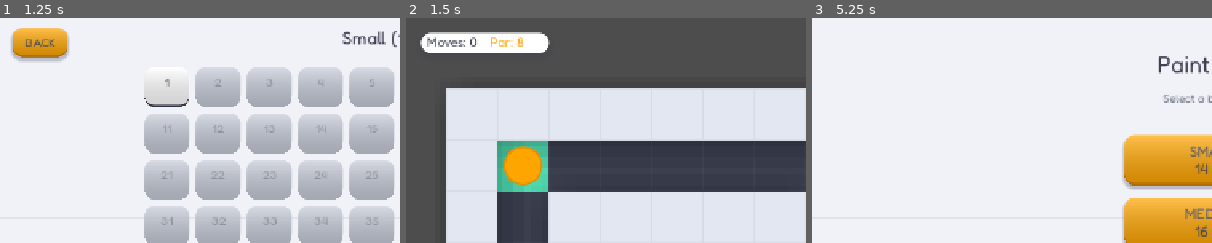
Above: before the commit, frames 1-3 (left to right).
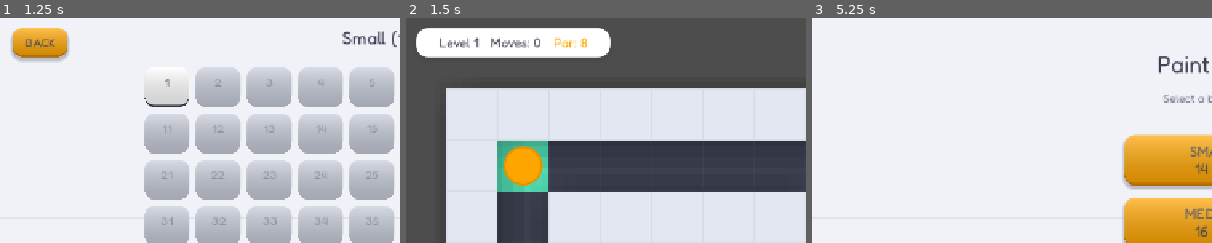
Above: after the commit, the same moments.

Repository: wheelibin/maze-fill
Game: Godot game, scene res://size_select.tscn
The game is run twice, just before and just after one commit, with the same random seed, the same clock (stepped at 60 frames per second) and the same inputs.
Inputs:
- Up to frame 1 (1.25 s): click "SMALL 14 × 6" at 0.5 s
- Up to frame 2 (1.5 s): click "1" at 1.25 s
- Up to frame 3 (5.25 s): click "RESTART" at 2 s; click "RESTART" at 2.75 s; click "RESTART" at 3.5 s; click "MENU" at 4.25 s; click "BACK" at 5 s
The pictures show only the part of the screen within x 0-50%, y 0-50%; the shares and areas given below are measured in that part.

Frame 1 is identical in both runs. In frame 2, 4.5% of the frame differs, in the area x 2-52%, y 4-18%; in frame 3, nothing differs.

Commit message:
show level number

Diff:
--- a/game.tscn
+++ b/game.tscn
@@ -8,6 +8,16 @@
 [ext_resource type="Script" uid="uid://cgwy7fcvf5kca" path="res://win_popup.gd" id="7_winpopup"]
 [ext_resource type="PackedScene" path="res://star_rating.tscn" id="8_starrating"]
 [ext_resource type="PackedScene" path="res://button_sheen.tscn" id="9_sheen"]
+
+[sub_resource type="StyleBoxFlat" id="StyleBoxFlat_hud"]
+bg_color = Color(1, 1, 1, 1)
+corner_radius_top_left = 20
+corner_radius_top_right = 20
+corner_radius_bottom_right = 20
+corner_radius_bottom_left = 20
+shadow_color = Color(0.235, 0.247, 0.31, 0.3)
+shadow_size = 6
+shadow_offset = Vector2(0, 4)
 
 [sub_resource type="ShaderMaterial" id="ShaderMaterial_shadow_blur"]
 shader = ExtResource("5_shadow_blur")
@@ -74,38 +84,41 @@
 [node name="Margin" type="MarginContainer" parent="HUD" unique_id=159644928]
 offset_left = 16.0
 offset_top = 16.0
-offset_right = 237.0
-offset_bottom = 64.0
-theme_override_constants/margin_left = 8
-theme_override_constants/margin_top = 8
-theme_override_constants/margin_right = 8
-theme_override_constants/margin_bottom = 8
+offset_right = 327.0
+offset_bottom = 56.0
 
 [node name="Panel" type="Panel" parent="HUD/Margin" unique_id=1379288360]
 layout_mode = 2
+size_flags_horizontal = 3
+theme_override_styles/panel = SubResource("StyleBoxFlat_hud")
 
 [node name="MarginContainer" type="MarginContainer" parent="HUD/Margin/Panel" unique_id=1811924091]
 layout_mode = 0
-offset_left = -7.0
-offset_top = -9.0
-offset_right = 209.0
-offset_bottom = 39.0
+anchor_right = 1.0
+anchor_bottom = 1.0
 theme_override_constants/margin_left = 16
-theme_override_constants/margin_top = 10
 theme_override_constants/margin_right = 16
-theme_override_constants/margin_bottom = 10
-
-[node name="HBoxContainer" type="HBoxContainer" parent="HUD/Margin/Panel/MarginContainer" unique_id=1787580752]
+
+[node name="CenterContainer" type="CenterContainer" parent="HUD/Margin/Panel/MarginContainer" unique_id=1811924092]
+layout_mode = 2
+
+[node name="HBoxContainer" type="HBoxContainer" parent="HUD/Margin/Panel/MarginContainer/CenterContainer" unique_id=1787580752]
 layout_mode = 2
 theme_override_constants/separation = 20
 
-[node name="MovesLabel" type="Label" parent="HUD/Margin/Panel/MarginContainer/HBoxContainer" unique_id=1183461254]
+[node name="LevelLabel" type="Label" parent="HUD/Margin/Panel/MarginContainer/CenterContainer/HBoxContainer" unique_id=1183461255]
+layout_mode = 2
+theme_override_colors/font_color = Color(0.235, 0.247, 0.31, 1)
+theme_override_font_sizes/font_size = 20
+text = "Level 99"
+
+[node name="MovesLabel" type="Label" parent="HUD/Margin/Panel/MarginContainer/CenterContainer/HBoxContainer" unique_id=1183461254]
 layout_mode = 2
 theme_override_colors/font_color = Color(0.235, 0.247, 0.31, 1)
 theme_override_font_sizes/font_size = 20
 text = "Moves: 99"
 
-[node name="ParLabel" type="Label" parent="HUD/Margin/Panel/MarginContainer/HBoxContainer" unique_id=2121464634]
+[node name="ParLabel" type="Label" parent="HUD/Margin/Panel/MarginContainer/CenterContainer/HBoxContainer" unique_id=2121464634]
 layout_mode = 2
 theme_override_colors/font_color = Color(1, 0.647, 0, 1)
 theme_override_font_sizes/font_size = 20
--- a/main.gd
+++ b/main.gd
@@ -18,8 +18,10 @@
 @onready var player = $Board/Player
 @onready var camera: Camera2D = $Board/Camera2D
 @onready var win_popup = $WinPopup/Panel
-@onready var hud_moves_label: Label = $HUD/Margin/Panel/MarginContainer/HBoxContainer/MovesLabel
-@onready var hud_par_label: Label = $HUD/Margin/Panel/MarginContainer/HBoxContainer/ParLabel
+@onready var hud_panel: Panel = $HUD/Margin/Panel
+@onready var hud_level_label: Label = $HUD/Margin/Panel/MarginContainer/CenterContainer/HBoxContainer/LevelLabel
+@onready var hud_moves_label: Label = $HUD/Margin/Panel/MarginContainer/CenterContainer/HBoxContainer/MovesLabel
+@onready var hud_par_label: Label = $HUD/Margin/Panel/MarginContainer/CenterContainer/HBoxContainer/ParLabel
 @onready var menu_button: Button = $HUD/MenuButton
 @onready var restart_button: Button = $HUD/RestartButton
 
@@ -30,6 +32,7 @@
 func _ready() -> void:
 	menu_button.pressed.connect(go_to_level_select)
 	restart_button.pressed.connect(retry_level)
+	hud_panel.custom_minimum_size.y = restart_button.get_combined_minimum_size().y
 	_build_board()
 	camera.fit_board()
 	load_level(GameState.selected_level)
@@ -96,6 +99,7 @@
 	var touched: Dictionary = SlideBFS.slide_bfs(walls, bounds, start).touched
 	player.total_paintable = touched.size()
 
+	hud_level_label.text = "Level %d" % GameState.local_level(current_level)
 	hud_moves_label.text = "Moves: 0"
 	var min_moves := int(_current_level_entry.get("min_moves", -1))
 	hud_par_label.visible = min_moves > 0
